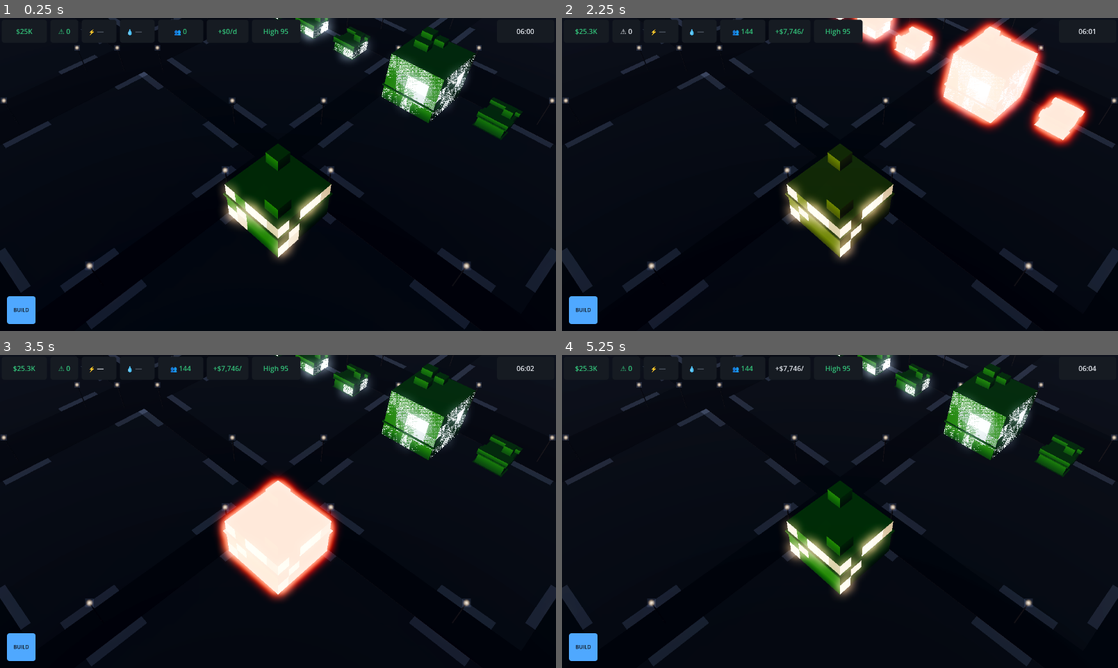
Above: before the commit, frames 1-4 (two rows, left to right).
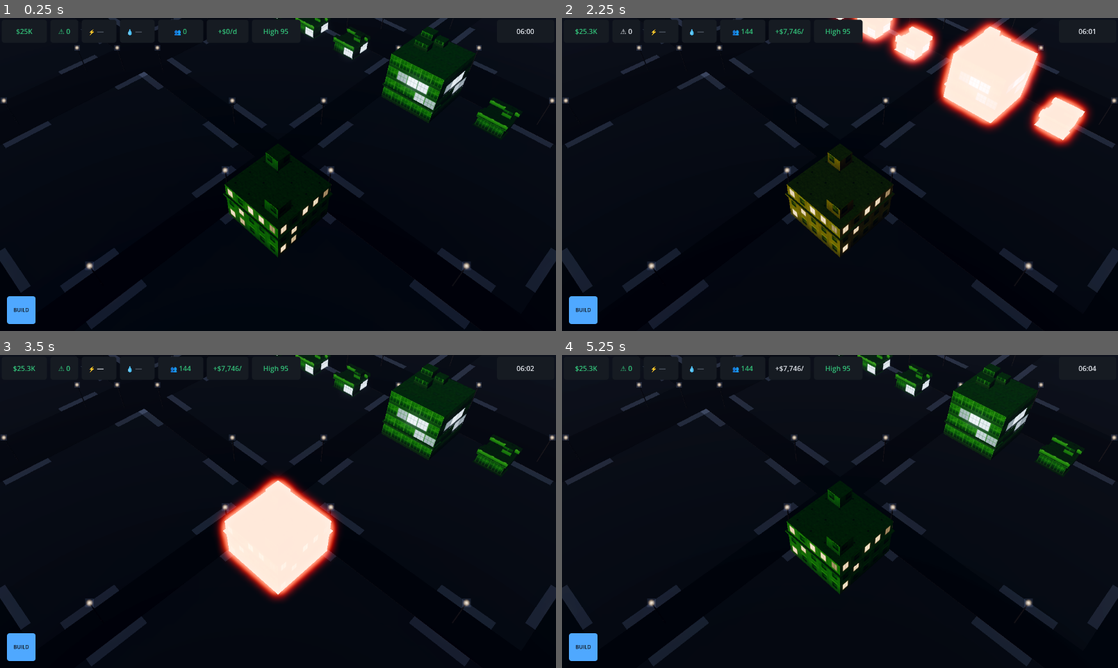
Above: after the commit, the same moments.

Repository: TechBran/slacum-city
Game: Godot game, scene res://game/main.tscn
Two runs of this game, one before a commit and one after it. Both use one fixed random seed, a clock stepped at 60 frames per second and the inputs below.
Inputs:
- Up to frame 1 (0.25 s): no input
- Up to frame 2 (2.25 s): click "$25K" at 0.5 s; click "$25.3K" at 1.25 s; click "⚠ 0" at 2 s
- Up to frame 3 (3.5 s): click "⚡ — ✕" at 2.75 s
- Up to frame 4 (5.25 s): click "💧 — ✕" at 3.5 s; click "👥 144" at 4.25 s; click "+$7,746/d" at 5 s

The runs differ from the first frame. In frame 1, 5.1% of the frame differs, in the area x 39-94%, y 0-78%; in frame 2, 3.0%; in frame 3, 3.0%; in frame 4, 5.1%.

Commit message:
Building textures: procedural facade/roof surface set
The gray-box city gets real material. `tools/gen_textures.py` generates 14
seamless pages (8 facade families, 4 roof types, 2 ground) with the light
baked into the albedo — window reveals, sills, mullion drop shadows, brick
coursing — plus an alpha shine mask. Mobile-renderer cheap: two texture
fetches, no normal maps, ~1.5 MB committed.

The layout is the whole idea. `UV2 * (window_cols, window_rows)` is already
the emissive cell coordinate (doc 11 §2.6), so a *bay* is the natural tile:
every facade page is a seamless 2x2 grid of bays, and the shader samples it at
`vec2(bay.x + variant_shift, 2.0 - bay.y) * 0.5`. One texture bay lands
exactly on one emissive cell, so the glow comes up inside the drawn pane
instead of over the whole wall — and `2.0 - bay.y` pins bay row 0 to the
page's bottom half, which is how the storefront page gets a real ground floor.

Also fixes a pre-existing bug this exposed: `v_custom` was an interpolated
varying, so INSTANCE_CUSTOM walked by a fraction of an ulp across a face and
`variant * 37.0` inside hash21 amplified that into a different hash per pixel
— every lit window dithered into salt-and-pepper instead of filling. `varying
flat` makes `variant` exactly integral, so the shader finally computes the
per-cell hash that RenderStateModel.lit_window_count mirrors.

- shader edits are inside marked BEGIN/END texture-pass blocks and collapse to
  the old look byte for byte at tex_mix = 0 (which CityView sets when the
  pages are absent, so a clone without them still boots)
- night_spill 0.05 gives a lit cell a little bleed onto its wall; the daytime
  interiors drop to 0.30x so day_gate windows stop punching through the bloom.
  Both scale brightness only — the lit *count* contract is untouched.
- .import sidecars committed: VRAM compressed (etc2_astc, doc 13), mipmapped,
  detect_3d off
- game/render/ground_surface.gd wires the asphalt/pavement pages into the
  showcase ground; main.gd's _build_ground() patch is in the report

Tests 439 -> 449, all green.

Co-Authored-By: Claude Fable 5 <noreply@anthropic.com>
Claude-Session: https://claude.ai/code/session_016V1Lu8kx1mfpeLa7xidnwc

Diff:
--- a/game/render/city_view.gd
+++ b/game/render/city_view.gd
@@ -6,6 +6,8 @@
 ## whole mirror re-uploads each frame; the model's budgeted flush path is
 ## exercised by its own tests and takes over with the streaming pass.
 
+const TEXTURE_MANIFEST := "res://game/textures/generated/manifest.json"
+
 var model: RenderStateModel
 var _manifest_by_key: Dictionary = {}  # "archetype:level:lod" -> manifest entry
 var _bucket_nodes: Dictionary = {}  # bucket key -> MultiMeshInstance3D
@@ -13,6 +15,12 @@
 var _window_colors: Dictionary = {}
 var _window_nits: float = 3.2
 var _day_gate: float = 0.06
+# --- procedural surface set (tools/gen_textures.py) ------------------------
+var _surface_by_archetype: Dictionary = {}  # archetype -> {facade, roof}
+var _surface_by_family: Dictionary = {}     # family    -> {facade, roof}
+var _textures: Dictionary = {}              # "facade:brick" -> Texture2D
+var _roof_tile_m: float = 4.0
+var _bay_m := Vector2(3.2, 3.5)
 
 
 func setup(p_model: RenderStateModel, render_data: Dictionary) -> void:
@@ -25,7 +33,56 @@
 	_window_colors = emissive.get("window_color", {})
 	_window_nits = float(emissive.get("window_nits", 3.2))
 	_day_gate = float(emissive.get("day_gate", 0.06))
+	_load_textures()
 	_rebuild()
+
+
+## Procedural facade/roof pages, doc 11 §2.14's gray-box dressed. Absent pages
+## are not an error: the shader's `tex_mix` falls to 0 and the untextured
+## gray-box comes back unchanged, so a clone that has not run
+## `tools/gen_textures.py` + `--import` still boots.
+func _load_textures() -> void:
+	if not ResourceLoader.exists(TEXTURE_MANIFEST):
+		push_warning("city_view: no texture manifest, running untextured")
+		return
+	var tex: Dictionary = StarterCityLoader.read_json(TEXTURE_MANIFEST)
+	_roof_tile_m = float(tex.get("roof_tile_m", 4.0))
+	var bay: Array = tex.get("bay_m", [3.2, 3.5])
+	_bay_m = Vector2(float(bay[0]), float(bay[1]))
+	_surface_by_archetype = tex.get("archetype_surface", {})
+	_surface_by_family = tex.get("family_surface", {})
+	for group in ["facades", "roofs"]:
+		var pages: Dictionary = tex.get(group, {})
+		var kind := "facade" if group == "facades" else "roof"
+		for name in pages:
+			var path := String((pages[name] as Dictionary).get("path", ""))
+			if path == "" or not ResourceLoader.exists(path):
+				push_warning("city_view: missing texture page %s" % path)
+				continue
+			_textures["%s:%s" % [kind, name]] = load(path)
+
+
+## Which pages an archetype wears; falls back to its family, then to nothing.
+func _surface_for(archetype: String, family: String) -> Dictionary:
+	if _surface_by_archetype.has(archetype):
+		return _surface_by_archetype[archetype]
+	if _surface_by_family.has(family):
+		return _surface_by_family[family]
+	return {}
+
+
+func _apply_surface(material: ShaderMaterial, archetype: String, family: String) -> void:
+	var surface := _surface_for(archetype, family)
+	var facade: Texture2D = _textures.get("facade:%s" % surface.get("facade", ""))
+	var roof: Texture2D = _textures.get("roof:%s" % surface.get("roof", ""))
+	if facade == null or roof == null:
+		material.set_shader_parameter("tex_mix", 0.0)
+		return
+	material.set_shader_parameter("facade_tex", facade)
+	material.set_shader_parameter("roof_tex", roof)
+	material.set_shader_parameter("roof_tile_m", _roof_tile_m)
+	material.set_shader_parameter("bay_m", _bay_m)
+	material.set_shader_parameter("tex_mix", 1.0)
 
 
 func _rebuild() -> void:
@@ -68,6 +125,7 @@
 			Color(String(_window_colors.get(family, "#FFCE8A"))))
 	material.set_shader_parameter("window_nits", _window_nits)
 	material.set_shader_parameter("day_gate", _day_gate)
+	_apply_surface(material, bucket.archetype, family)
 	mm.mesh = mesh
 	node.multimesh = mm
 	node.material_override = material
--- /dev/null
+++ b/game/render/ground_surface.gd
@@ -0,0 +1,61 @@
+class_name GroundSurface
+extends RefCounted
+## Textured ground materials from the procedural page set
+## (`tools/gen_textures.py`, pages `ground_*.png`).
+##
+## Doc 11 §2.1 gives every `ChunkView` a 128 m ground mesh with two surfaces,
+## terrain and roads. This builds the materials for them: a `StandardMaterial3D`
+## with the page tiled at its authored metre pitch, so a road strip and a block
+## face share one scale no matter what mesh they sit on. If the pages are
+## missing — a clone that has not run the generator and `--import` — every
+## call falls back to the flat tint it was given, and the renderer is exactly
+## as it was before textures existed.
+##
+## Kept out of `CityView` on purpose: buildings and ground are different
+## meshes owned by different builders, and `main.gd`/`ChunkView` should be able
+## to reach this without dragging the building mirror along.
+
+const MANIFEST := "res://game/textures/generated/manifest.json"
+
+static var _pages: Dictionary = {}      # "asphalt" -> Texture2D
+static var _tile_m: float = 4.0
+static var _loaded := false
+
+
+static func _ensure_loaded() -> void:
+	if _loaded:
+		return
+	_loaded = true
+	if not ResourceLoader.exists(MANIFEST):
+		return
+	var doc: Dictionary = StarterCityLoader.read_json(MANIFEST)
+	_tile_m = float(doc.get("roof_tile_m", 4.0))
+	for name in doc.get("grounds", {}):
+		var path := String((doc["grounds"][name] as Dictionary).get("path", ""))
+		if path != "" and ResourceLoader.exists(path):
+			_pages[name] = load(path)
+
+
+## Metres covered by one repeat of a ground page.
+static func tile_m() -> float:
+	_ensure_loaded()
+	return _tile_m
+
+
+## `page_name` is "asphalt" or "pavement"; `world_size` is the metre extent the
+## mesh's [0,1] UV spans, which is what sets the repeat count.
+static func material(page_name: String, world_size: Vector2, tint := Color.WHITE,
+		roughness := 0.92) -> StandardMaterial3D:
+	_ensure_loaded()
+	var mat := StandardMaterial3D.new()
+	mat.albedo_color = tint
+	mat.roughness = roughness
+	mat.metallic_specular = 0.3
+	var tex: Texture2D = _pages.get(page_name)
+	if tex == null:
+		return mat
+	mat.albedo_texture = tex
+	mat.texture_repeat = true
+	mat.uv1_scale = Vector3(maxf(1.0, world_size.x / _tile_m),
+			maxf(1.0, world_size.y / _tile_m), 1.0)
+	return mat
--- a/game/shaders/building.gdshader
+++ b/game/shaders/building.gdshader
@@ -18,9 +18,50 @@
 uniform float near_flicker = 1.0;
 uniform float day_gate = 0.06;
 
-varying vec4 v_custom;
+// ═════════ BEGIN texture pass — tools/gen_textures.py ═════════════════════
+// Self-contained block: delete it and set tex_mix = 0.0 to get the untextured
+// gray-box back byte for byte. Facade pages are a seamless 2×2 grid of window
+// BAYS, so one texture bay lands exactly on one emissive cell — the glow comes
+// up inside the drawn pane instead of over the whole wall. RGB = albedo with
+// the shading already baked in (reveals, sills, mullion drop shadows); A =
+// shine mask (glass / polished metal), which drives ROUGHNESS, SPECULAR and
+// the emissive shape. No normal map: at 18–420 m it would not pay for itself.
+uniform sampler2D facade_tex: source_color, filter_linear_mipmap_anisotropic, repeat_enable;
+uniform sampler2D roof_tex: source_color, filter_linear_mipmap_anisotropic, repeat_enable;
+uniform float tex_mix = 1.0;          // 0 → untextured fallback, 1 → textured
+uniform float roof_tile_m = 4.0;      // metres per roof-page repeat
+uniform vec2 bay_m = vec2(3.2, 3.5);  // bay size for surfaces without UV2
+uniform float wall_roughness = 0.85;
+uniform float glass_roughness = 0.16;
+uniform float wall_specular = 0.35;
+uniform float glass_specular = 0.62;
+// Light spilling from a lit pane onto the wall around it. Night only, and it
+// multiplies the SAME per-cell `lit`, so §2.6's "emissive_scale is the fraction
+// of windows lit" is untouched — this only softens the edge of a lit cell so a
+// tower does not read as a black slab with stickers on it.
+uniform float night_spill = 0.05;
+// A lit interior at midday is dimmer than the sunlit wall in front of it.
+// `window_nits` is calibrated for night, and at full strength in daylight the
+// §2.6 day_gate windows punch through glow_hdr_threshold and read as white
+// stickers. This scales brightness only — `day_gate` still decides *how many*
+// cells are lit, so lit_window_count is unaffected.
+uniform float day_nits_scale = 0.30;
+// ═════════ END texture pass ═══════════════════════════════════════════════
+
+// `flat`, and it is load-bearing. INSTANCE_CUSTOM is constant over an
+// instance, but interpolating it still walks the value by a fraction of an
+// ulp — and `variant * 37.0` inside hash21 amplifies that into a *different
+// hash per pixel*, which is why the untextured build dithered every lit
+// window into salt-and-pepper instead of filling it. Flat interpolation makes
+// `variant` exactly integral, so the shader finally computes the same
+// per-cell hash that RenderStateModel.lit_window_count mirrors (§2.6).
+varying flat vec4 v_custom;
 varying vec2 v_uv2;
 varying vec4 v_color;
+// ═════════ BEGIN texture pass — model-space varyings ══════════════════════
+varying vec3 v_local;    // model-space position: metres, y = 0 at the pad
+varying vec3 v_lnormal;  // model-space normal: picks the projection plane
+// ═════════ END texture pass ═══════════════════════════════════════════════
 
 float hash21(vec2 p) {
 	p = fract(p * vec2(123.34, 345.45));
@@ -32,11 +73,44 @@
 	v_custom = INSTANCE_CUSTOM;
 	v_uv2 = UV2;
 	v_color = COLOR;
+	// ═════════ BEGIN texture pass ═════════════════════════════════════════
+	v_local = VERTEX;
+	v_lnormal = NORMAL;
+	// ═════════ END texture pass ═══════════════════════════════════════════
 }
 
 void fragment() {
 	float packed = v_custom.b;
 	float variant = mod(packed, 16.0);
+
+	// ═════════ BEGIN texture pass — surface sample ════════════════════════
+	// Both pages are sampled unconditionally and blended by normal: a
+	// texture() inside divergent control flow has undefined derivatives on
+	// tiled mobile GPUs, and the façade/roof split falls exactly on the
+	// geometry edges where that would bite.
+	float is_roof = step(0.5, abs(v_lnormal.y));
+	float has_uv2 = step(0.0, v_uv2.x);
+	// Façade bay coordinate == the emissive cell coordinate, by construction.
+	vec2 bay_uv2 = v_uv2 * vec2(window_cols, window_rows);
+	// Surfaces the gray-box left without a window grid — gable ends, the
+	// windowless data-center walls, roof-prop sides — get a model-space planar
+	// projection at the same bay size, so scale still matches.
+	float pick_z = step(abs(v_lnormal.z), abs(v_lnormal.x));
+	vec2 bay_planar = vec2(mix(v_local.x, v_local.z, pick_z) / bay_m.x,
+			v_local.y / bay_m.y);
+	vec2 bay = mix(bay_planar, bay_uv2, has_uv2);
+	// variant shifts the façade by a whole bay: different neighbours, and the
+	// emissive-cell alignment survives exactly.
+	float bay_shift = mod(variant, 2.0);
+	// 2.0 - bay.y flips v (image origin is top-left) and pins bay row 0 — the
+	// ground floor — to the page's bottom half, which is what lets the
+	// storefront page put shopfront glazing under the sign band.
+	vec4 facade_s = texture(facade_tex,
+			vec2(bay.x + bay_shift, 2.0 - bay.y) * 0.5);
+	vec4 roof_s = texture(roof_tex, v_local.xz / roof_tile_m);
+	vec4 surf = mix(facade_s, roof_s, is_roof);
+	float shine = surf.a * tex_mix;
+	// ═════════ END texture pass ═══════════════════════════════════════════
 
 	if (v_uv2.x < 0.0) {
 		EMISSION = vec3(0.0);
@@ -49,15 +123,24 @@
 		float vary = 0.35 + 0.65 * hash21(cell + 91.0);
 		float flk = 1.0 - near_flicker * 0.25
 				* step(0.985, hash21(cell + floor(sc_time * 3.0)));
-		EMISSION = window_color * lit * vary * flk * window_nits
-				* (1.0 - 0.6 * v_custom.g);
+		// texture pass: confine the glow to the drawn pane, spill a little onto
+		// the wall at night, and pull the daytime interiors down out of the
+		// bloom. tex_mix = 0 → pane = 1.0 and nits = window_nits, the old look.
+		float pane = mix(1.0, shine + night_spill * sc_night * (1.0 - shine),
+				tex_mix);
+		float nits = window_nits
+				* mix(1.0, mix(day_nits_scale, 1.0, sc_night), tex_mix);
+		EMISSION = window_color * lit * vary * flk * nits
+				* (1.0 - 0.6 * v_custom.g) * pane;
 	}
-	ALBEDO = base_albedo * v_color.rgb;                       // baked vertex AO
+	// texture pass: tex_mix = 0 restores `base_albedo` exactly.
+	ALBEDO = mix(base_albedo, surf.rgb, tex_mix) * v_color.rgb;  // baked vertex AO
 	// Per-building facade variation: variant shifts tone slightly so a block
 	// of identical archetypes never reads as copy-paste.
 	float tint = (variant / 15.0 - 0.5) * 0.16;
 	ALBEDO *= vec3(1.0 + tint, 1.0 + tint * 0.8, 1.0 + tint * 0.55);
 	ALBEDO *= mix(vec3(1.0), soot_color, v_custom.g * 0.8);   // damage soot
-	ROUGHNESS = 0.85;
-	SPECULAR = 0.35;
+	// texture pass: shine = 0 gives the old flat 0.85 / 0.35 pair.
+	ROUGHNESS = mix(wall_roughness, glass_roughness, shine);
+	SPECULAR = mix(wall_specular, glass_specular, shine);
 }
--- a/game/showcase.gd
+++ b/game/showcase.gd
@@ -97,9 +97,10 @@
 	var ground := MeshInstance3D.new()
 	var mesh := PlaneMesh.new()
 	mesh.size = Vector2(span + 4000.0, span + 4000.0)
-	var material := StandardMaterial3D.new()
-	material.albedo_color = Color(0.155, 0.16, 0.165)
-	material.roughness = 0.92
+	# Textured ground (tools/gen_textures.py); falls back to the flat tint when
+	# the pages are absent.
+	var material := GroundSurface.material("pavement", mesh.size,
+			Color(0.62, 0.63, 0.64))
 	mesh.material = material
 	ground.mesh = mesh
 	ground.position = Vector3(span * 0.5, -0.02, span * 0.5)
@@ -109,9 +110,8 @@
 	road_mm.transform_format = MultiMesh.TRANSFORM_3D
 	var strip := BoxMesh.new()
 	strip.size = Vector3(span, 0.06, 10.0)
-	var road_material := StandardMaterial3D.new()
-	road_material.albedo_color = Color(0.075, 0.078, 0.085)
-	road_material.roughness = 0.8
+	var road_material := GroundSurface.material("asphalt",
+			Vector2(strip.size.x, strip.size.z), Color(0.52, 0.53, 0.56), 0.80)
 	strip.material = road_material
 	road_mm.mesh = strip
 	road_mm.instance_count = (CHUNKS + 1) * 2
--- /dev/null
+++ b/tests/test_building_textures.gd
@@ -0,0 +1,229 @@
+extends SimTest
+## Procedural building-surface set (`tools/gen_textures.py` +
+## `game/shaders/building.gdshader`), doc 11 §2.6 and §2.14.
+##
+## The load-bearing claim under test is the *alignment* one: a texture bay and
+## an emissive cell are the same rectangle, so the glow lands inside the drawn
+## pane. Everything else here guards the things that silently rot — a new
+## archetype with no surface, an `.import` that drifts off VRAM/mipmaps, or an
+## edit to the shader that breaks the §2.6 window-hash contract that
+## `RenderStateModel.lit_window_count` mirrors.
+
+const TEX_MANIFEST := "res://game/textures/generated/manifest.json"
+const MESH_MANIFEST := "res://game/meshes/generated/manifest.json"
+const SHADER := "res://game/shaders/building.gdshader"
+
+
+func _tex() -> Dictionary:
+	return StarterCityLoader.read_json(TEX_MANIFEST)
+
+
+func _shader_source() -> String:
+	var f := FileAccess.open(SHADER, FileAccess.READ)
+	if f == null:
+		return ""
+	return f.get_as_text()
+
+
+# ------------------------------------------------------------------ coverage
+
+func test_01_every_archetype_resolves_to_a_surface() -> void:
+	var tex := _tex()
+	var facades: Dictionary = tex.get("facades", {})
+	var roofs: Dictionary = tex.get("roofs", {})
+	assert_true(facades.size() >= 4, "at least one page per family group")
+	var by_arch: Dictionary = tex.get("archetype_surface", {})
+	var by_family: Dictionary = tex.get("family_surface", {})
+	var meshes: Dictionary = StarterCityLoader.read_json(MESH_MANIFEST)
+	var seen := {}
+	for entry in meshes.get("meshes", []):
+		var archetype := String(entry["archetype"])
+		var family := String(entry.get("family", ""))
+		if archetype == "far_unit_box":
+			continue  # FAR tier has its own shader (§2.6), no facade page
+		if seen.has(archetype):
+			continue
+		seen[archetype] = true
+		var surface: Dictionary = by_arch.get(archetype, by_family.get(family, {}))
+		assert_false(surface.is_empty(), "%s has no surface mapping" % archetype)
+		assert_true(facades.has(String(surface.get("facade", ""))),
+				"%s facade page missing" % archetype)
+		assert_true(roofs.has(String(surface.get("roof", ""))),
+				"%s roof page missing" % archetype)
+	assert_true(seen.size() >= 12, "saw every shipped archetype, got %d" % seen.size())
+
+
+func test_02_every_page_loads_as_a_texture() -> void:
+	var tex := _tex()
+	for group in ["facades", "roofs", "grounds"]:
+		var pages: Dictionary = tex.get(group, {})
+		assert_true(pages.size() > 0, "%s group is empty" % group)
+		for name in pages:
+			var path := String((pages[name] as Dictionary).get("path", ""))
+			assert_true(ResourceLoader.exists(path), "%s missing" % path)
+			var res: Texture2D = load(path)
+			assert_true(res != null, "%s did not load" % path)
+			if res == null:
+				continue
+			var w := res.get_width()
+			var h := res.get_height()
+			assert_eq(w, h, "%s is not square" % path)
+			assert_eq(w & (w - 1), 0, "%s is not power-of-two (%d)" % [path, w])
+			assert_true(w >= 256 and w <= 1024,
+					"%s is %d px, outside the 256–1024 budget" % [path, w])
+
+
+func test_03_facade_pages_are_two_bays_square() -> void:
+	# The shader divides the bay coordinate by 2 to reach page space; if a page
+	# ever stops being exactly 2x2 bays the windows slide off their cells.
+	var tex := _tex()
+	var bay_px := int(tex.get("bay_px", 0))
+	var page_px := int(tex.get("page_px", 0))
+	assert_true(bay_px > 0, "bay_px declared")
+	assert_eq(page_px, bay_px * 2, "facade page is 2 bays square")
+	for name in tex.get("facades", {}):
+		var path := String((tex["facades"][name] as Dictionary).get("path", ""))
+		var res: Texture2D = load(path)
+		if res != null:
+			assert_eq(res.get_width(), page_px, "%s is not the declared page size" % path)
+
+
+# --------------------------------------------------------- import settings
+
+func test_04_pages_import_vram_compressed_and_mipmapped() -> void:
+	# doc 13 / project.godot: textures/vram_compression/import_etc2_astc is on,
+	# and a 256 px bay is roughly one pixel at Z2 — without mipmaps the whole
+	# skyline crawls.
+	var tex := _tex()
+	for group in ["facades", "roofs", "grounds"]:
+		for name in tex.get(group, {}):
+			var path := String((tex[group][name] as Dictionary).get("path", ""))
+			var f := FileAccess.open(path + ".import", FileAccess.READ)
+			assert_true(f != null, "%s.import missing" % path)
+			if f == null:
+				continue
+			var text := f.get_as_text()
+			assert_true(text.contains("compress/mode=2"),
+					"%s is not VRAM compressed" % path)
+			assert_true(text.contains("mipmaps/generate=true"),
+					"%s has no mipmaps" % path)
+			assert_true(text.contains("detect_3d/compress_to=0"),
+					"%s would be re-decided on first 3D use" % path)
+
+
+# ------------------------------------------------------------- the alignment
+
+func _tex_bay_index(uv2: Vector2, cols: int, rows: int, variant: int) -> Vector2i:
+	# Mirrors the shader exactly:
+	#   bay    = UV2 * vec2(cols, rows)
+	#   tex_uv = vec2(bay.x + mod(variant,2), 2.0 - bay.y) * 0.5
+	# One page bay is 0.5 in page space, so the bay index is floor(tex_uv * 2).
+	var bay := Vector2(uv2.x * cols, uv2.y * rows)
+	var tex_uv := Vector2(bay.x + fposmod(float(variant), 2.0), 2.0 - bay.y) * 0.5
+	return Vector2i(int(floor(tex_uv.x * 2.0)), int(floor(tex_uv.y * 2.0)))
+
+
+func test_05_one_texture_bay_covers_exactly_one_emissive_cell() -> void:
+	# The whole point of the layout: sample anywhere inside an emissive cell and
+	# you are inside one and the same texture bay. If this drifts, lit windows
+	# stop landing on drawn panes.
+	var cases := [[5, 34, 0], [5, 48, 7], [2, 1, 15], [4, 3, 3], [9, 4, 8]]
+	for case in cases:
+		var cols := int(case[0])
+		var rows := int(case[1])
+		var variant := int(case[2])
+		for cy in mini(rows, 12):
+			for cx in cols:
+				var first := Vector2i(-999, -999)
+				for sy in 5:
+					for sx in 5:
+						# strictly inside cell (cx, cy)
+						var uv2 := Vector2(
+								(cx + 0.1 + 0.2 * sx) / float(cols),
+								(cy + 0.1 + 0.2 * sy) / float(rows))
+						var idx := _tex_bay_index(uv2, cols, rows, variant)
+						if first.x == -999:
+							first = idx
+						assert_eq(idx, first,
+								"cell (%d,%d) of %dx%d spans two texture bays"
+								% [cx, cy, cols, rows])
+
+
+func test_06_ground_floor_maps_to_the_page_bottom_half() -> void:
+	# The storefront page puts shopfront glazing on its lower row; that only
+	# works because bay row 0 samples v in the bottom half of the page.
+	var cols := 5
+	var rows := 4
+	for sx in 5:
+		var uv2 := Vector2((0.1 + 0.2 * sx) / float(cols), 0.5 / float(rows))
+		var bay := Vector2(uv2.x * cols, uv2.y * rows)
+		var v := (2.0 - bay.y) * 0.5
+		assert_true(v > 0.5 and v <= 1.0,
+				"bay row 0 sampled v = %f, expected the bottom half" % v)
+	var uv_row1 := Vector2(0.5, 1.5 / float(rows))
+	var v1 := (2.0 - uv_row1.y * rows) * 0.5
+	assert_true(v1 > 0.0 and v1 <= 0.5,
+			"bay row 1 sampled v = %f, expected the top half" % v1)
+
+
+# ------------------------------------------------- the §2.6 shader contract
+
+func test_07_shader_keeps_the_window_hash_contract() -> void:
+	# Two agents edit this file (textures, construction stages). These four
+	# lines are what RenderStateModel.lit_window_count mirrors — §2.6 locks
+	# them, so any edit that loses one has to fail here rather than in a
+	# playtest three weeks later.
+	var src := _shader_source()
+	assert_true(src != "", "shader source readable")
+	for needle in [
+			"vec2 cell = floor(v_uv2 * vec2(window_cols, window_rows));",
+			"hash21(cell + vec2(variant * 37.0, variant * 11.0))",
+			"float lit = step(1.0 - e, h);",
+			"float gate = mix(day_gate, 1.0, sc_night);",
+			"float e = v_custom.r * gate;"]:
+		assert_true(src.contains(needle), "shader lost: %s" % needle)
+
+
+func test_08_instance_custom_is_flat_interpolated() -> void:
+	# Interpolating INSTANCE_CUSTOM walks `variant` off the integers, and
+	# `variant * 37.0` inside hash21 turns that into a different hash per pixel
+	# — every lit window dithers into salt-and-pepper. `flat` is the fix and it
+	# must not be dropped.
+	var src := _shader_source()
+	assert_true(src.contains("varying flat vec4 v_custom;"),
+			"v_custom must be flat or the per-window hash dithers per pixel")
+
+
+func test_09_texture_pass_degrades_to_the_grayboxed_look() -> void:
+	# A clone without the generated pages still has to boot: CityView sets
+	# tex_mix = 0 and every textured term collapses to what shipped before.
+	var src := _shader_source()
+	assert_true(src.contains("uniform float tex_mix"), "tex_mix uniform present")
+	assert_true(src.contains("mix(base_albedo, surf.rgb, tex_mix)"),
+			"albedo falls back to base_albedo at tex_mix = 0")
+	assert_true(src.contains("mix(1.0, shine"),
+			"emissive pane mask falls back to 1.0 at tex_mix = 0")
+
+
+func test_10_generator_manifest_is_self_consistent() -> void:
+	var tex := _tex()
+	assert_eq(String(tex.get("generator", "")), "tools/gen_textures.py")
+	assert_true(float(tex.get("roof_tile_m", 0.0)) > 0.0, "roof tile pitch declared")
+	var bay: Array = tex.get("bay_m", [])
+	assert_eq(bay.size(), 2, "bay_m is a 2-vector")
+	assert_true(float(bay[0]) > 0.0 and float(bay[1]) > 0.0, "bay_m positive")
+	# Every page's committed bytes match the hash the generator recorded, which
+	# is what makes `python3 tools/gen_textures.py --check` meaningful in CI.
+	for group in ["facades", "roofs", "grounds"]:
+		for name in tex.get(group, {}):
+			var page: Dictionary = tex[group][name]
+			var path := String(page.get("path", ""))
+			var want := String(page.get("sha256", ""))
+			assert_eq(want.length(), 64, "%s has no recorded hash" % path)
+			var bytes := FileAccess.get_file_as_bytes(path)
+			assert_true(bytes.size() > 0, "%s unreadable" % path)
+			var ctx := HashingContext.new()
+			ctx.start(HashingContext.HASH_SHA256)
+			ctx.update(bytes)
+			assert_eq(ctx.finish().hex_encode(), want,
+					"%s does not match its generator hash" % path)
Not shown, added: game/render/ground_surface.gd.uid
Binary file added: game/textures/generated/facade_brick.png
Not shown, added: game/textures/generated/facade_brick.png.import
Binary file added: game/textures/generated/facade_civic.png
Not shown, added: game/textures/generated/facade_civic.png.import
Binary file added: game/textures/generated/facade_clapboard.png
Not shown, added: game/textures/generated/facade_clapboard.png.import
Binary file added: game/textures/generated/facade_curtain.png
Not shown, added: game/textures/generated/facade_curtain.png.import
Binary file added: game/textures/generated/facade_storefront.png
Not shown, added: game/textures/generated/facade_storefront.png.import
Binary file added: game/textures/generated/facade_techpanel.png
(and 19 more such lines)
